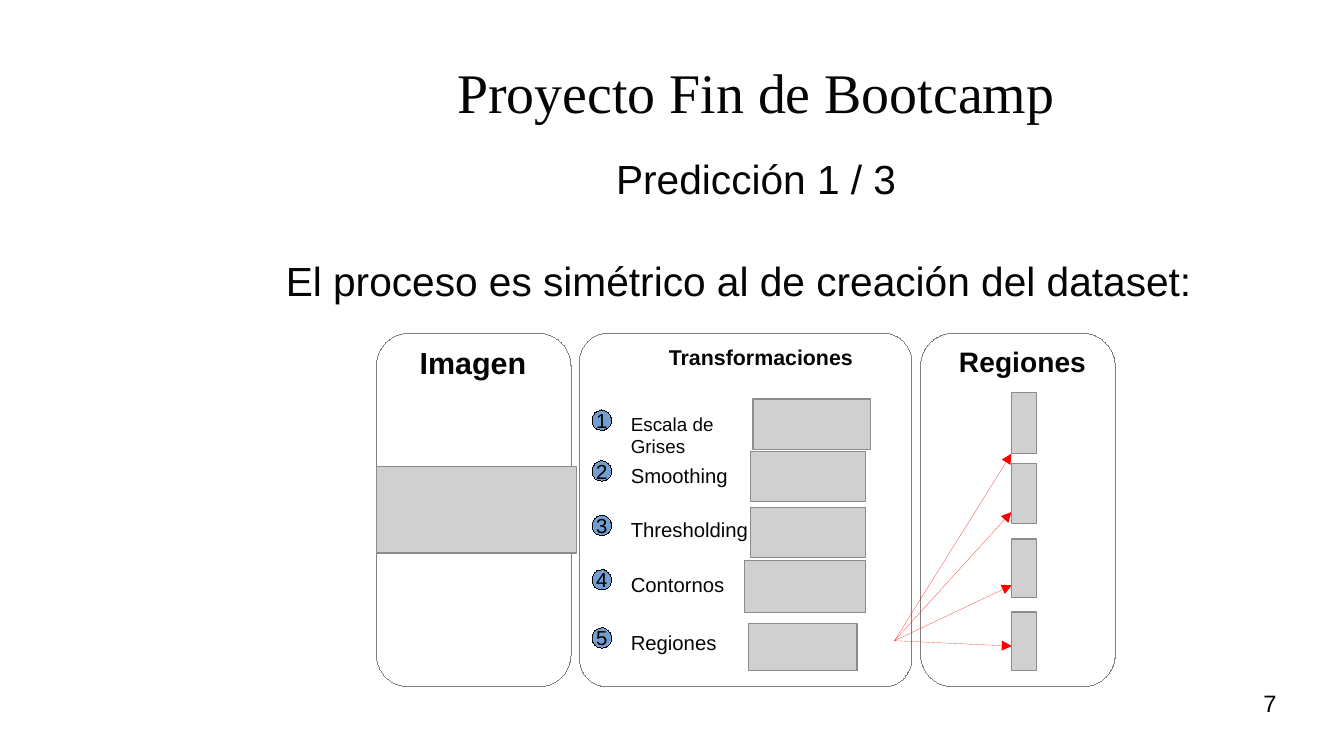
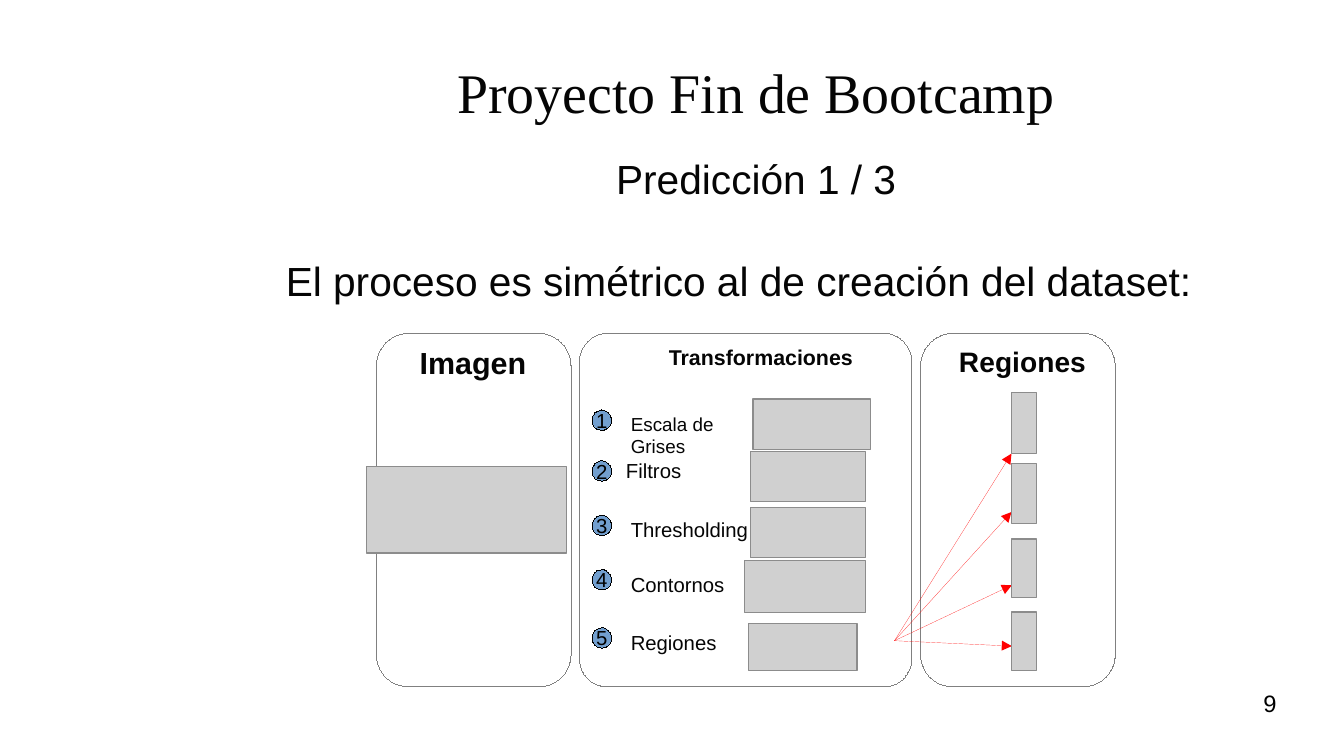
Before and after one commit to rfminguez/w8-proyecto_final-rompe_captcha, a slide deck: slide 9 of Presentacion/presentacion.odp (slide 7 before the commit). Drawn at 1344x756 pixels with LibreOffice and Linux fonts; fonts in the diff are those of the drawing; grey boxes stand for pictures; background and template pictures are left out. Boxes give left, top, right and bottom in pixels: in the first picture for what was removed or moved away, otherwise in the second. Text is boxed around its words. In the diff, an @@ line names an element or a change of style, - is before the commit and + after.

```diff
--- a/Presentacion/presentacion.odp
+++ b/Presentacion/presentacion.odp
@@ picture: place and size @@
-picture at [377, 467, 577, 554]
+picture at [367, 467, 567, 554]
@@ text added at [626, 463, 681, 479], 12 pt, text #050505 @@
+Filtros
@@ text removed at [631, 468, 728, 488] @@
-Smoothing
@@ page number at [1263, 695, 1276, 713]: text changed @@
-7
+9
```
Also in this commit, not shown: 6 other slides changed, 2 slides added.
